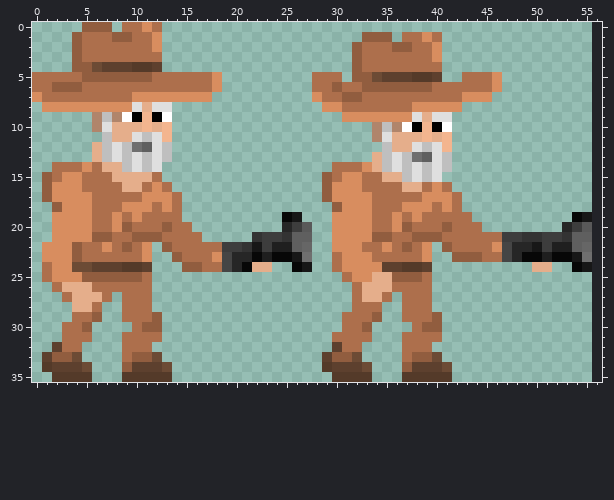
Two versions of one pixel-art sprite, target/classes/knight.png. That is the earlier state.
The file is 56x36 pixels. Colours within 5 levels of each other are drawn and written as one. The old version is drawn lined up with the new one, on the new canvas.
Once edited:
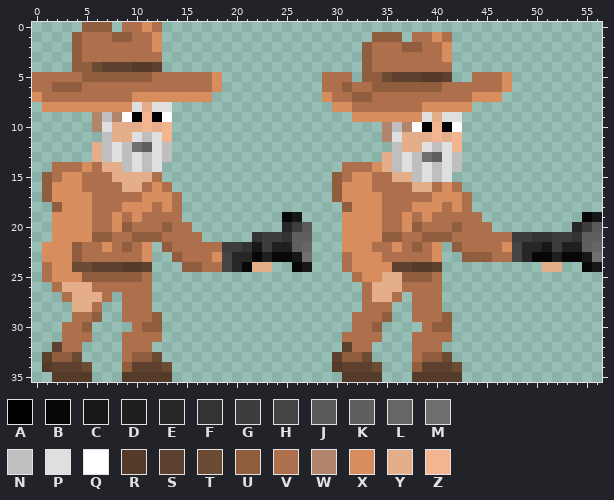
Palette (. is transparent): A #000000  B #070707  C #171717  D #1f1f1f  E #262626  F #333333  G #3d3d3d  H #454545  J #595959  K #5f5f5f  L #666666  M #6f6f6f  N #bfbfbf  P #dfdfdf  Q #ffffff  R #543a29  S #5d402e  T #6c4b35  U #915d3f  V #ad6f4c  W #b0856b  X #d88d5f  Y #e5ae8b  Z #f3b58f
Changes in this commit:
canvas 56x36 -> 57x36
y 1: x 33 U -> .; x 36..37 .V -> U.; x 39..41 XV. -> VXV
y 2: x 32..33 UV -> .U; x 36 U -> V; x 38 V -> U; x 40..41 X. -> VX
y 3: x 32..33 UV -> .U; x 40..41 X. -> VX
y 4: x 32..33 UV -> .U; x 41 . -> V
y 5: x 28 V -> .; x 31..32 .U -> V.; x 34..35 TS -> UT; x 38 R -> S; x 40..41 S. -> RS; x 43 V -> .; x 46..47 X. -> VX
y 6: x 28 V -> .; x 30..31 UV -> VU; x 33 U -> V; x 40 V -> U; x 46..47 X. -> VX
y 7: x 28..29 XV -> .X; x 31 U -> V; x 33 V -> U; x 43 X -> V; x 46 . -> X
y 8: x 29 X -> .; x 31 V -> X; x 38 X -> V; x 43 . -> X
y 9: x 31 X -> .; x 38..40 PYP -> XPY; x 42 . -> P
y 10: x 34..42 WNWQAZAQ. -> .WNWQAZAQ
y 11: x 34..36 WPY -> .WP; x 39..42 ZYZ. -> YZYZ
y 12: x 35..36 NY -> .N; x 38..42 PNPZ. -> YPNPZ
y 13: x 34..42 YNPNMKPN. -> .YNPNMKPN
y 14: x 30 V -> .; x 33..42 XYNPNPNPN. -> VXYNPNPNPN
y 15: x 29..31 UVX -> .UV; x 33 V -> X; x 35 Y -> V; x 37..41 NPNP. -> YNPNP
y 16: x 29..30 UX -> .U; x 33 V -> X; x 37 Y -> V; x 39..42 VXV. -> YVXV
y 17: x 29..30 UX -> .U; x 34 V -> X; x 39 X -> V; x 42..43 V. -> XV
y 18: x 30..31 UX -> .U; x 34 V -> X; x 37 X -> V; x 40..43 VXV. -> XVXV
y 19: x 30 X -> .; x 34 V -> X; x 36..39 XVXV -> VXVX; x 44 . -> V; x 54..56 BC. -> .BC
y 20: x 30 X -> .; x 34 V -> X; x 36..38 XUV -> VXU; x 41..42 UV -> VU; x 45 . -> V; x 53..56 EGJ. -> .EGJ
y 21: x 30 X -> .; x 34 U -> X; x 36 V -> U; x 38 U -> V; x 41 V -> U; x 47 G -> V; x 49 F -> G; x 51 G -> F; x 53..54 FK -> GF; x 56 . -> K
y 22: x 30 X -> .; x 33 V -> X; x 35..42 XVUVX.UV -> VXVUVX.U; x 46..48 XHE -> VXH; x 50..52 CGD -> ECG; x 54..56 KL. -> DKL
y 23: x 30..31 VX -> .V; x 34 V -> X; x 39..40 X. -> VX; x 42 U -> .; x 45 V -> U; x 47..49 HEB -> VHE; x 51..52 DB -> BD; x 54..56 CM. -> BCM
y 24: x 30..31 VX -> .V; x 35 S -> X; x 37 R -> S; x 39..40 S. -> RS; x 50 Y -> .; x 52 . -> Y; x 54..56 BC. -> .BC
y 25: x 31..32 VX -> .V; x 34 Y -> X; x 36 U -> Y; x 39..40 V. -> UV
y 26: x 32..33 VY -> .V; x 36 V -> Y; x 40 . -> V
y 27: x 32..33 VY -> .V; x 35..37 V.V -> YV.; x 40 . -> V
y 28: x 32 V -> .; x 35 . -> V; x 37 V -> .; x 40 . -> V
y 29: x 31 V -> .; x 34..35 U. -> VU; x 37 V -> .; x 40..41 U. -> VU
y 30: x 31 V -> .; x 33..34 U. -> VU; x 38..39 VU -> .V; x 41 . -> U
y 31: x 30 V -> .; x 34 . -> V; x 37 V -> .; x 41 . -> V
y 32: x 30..31 SV -> .S; x 33 . -> V; x 37 V -> .; x 40 . -> V
y 33: x 29..30 SU -> .S; x 32..33 T. -> UT; x 37..38 VU -> .V; x 40..41 T. -> UT
y 34: x 29..30 RS -> .R; x 33..34 T. -> ST; x 37..38 US -> .U; x 41..42 T. -> ST
y 35: x 30 R -> .; x 34 . -> R; x 37 R -> .; x 42 . -> R
